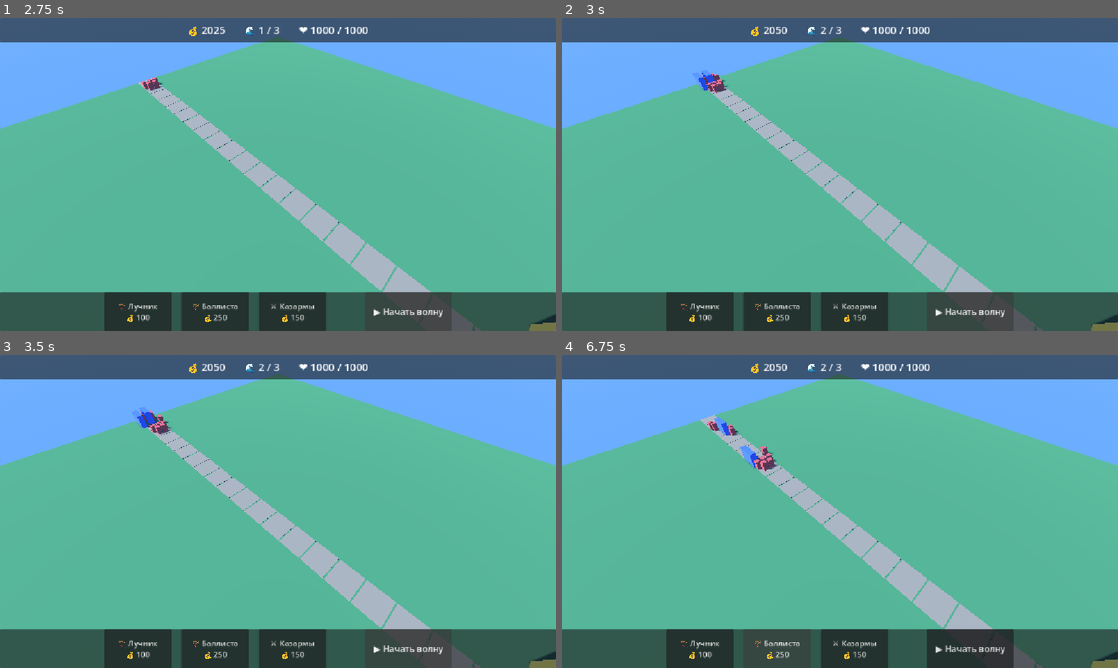
Above: before the commit, frames 1-4 (two rows, left to right).
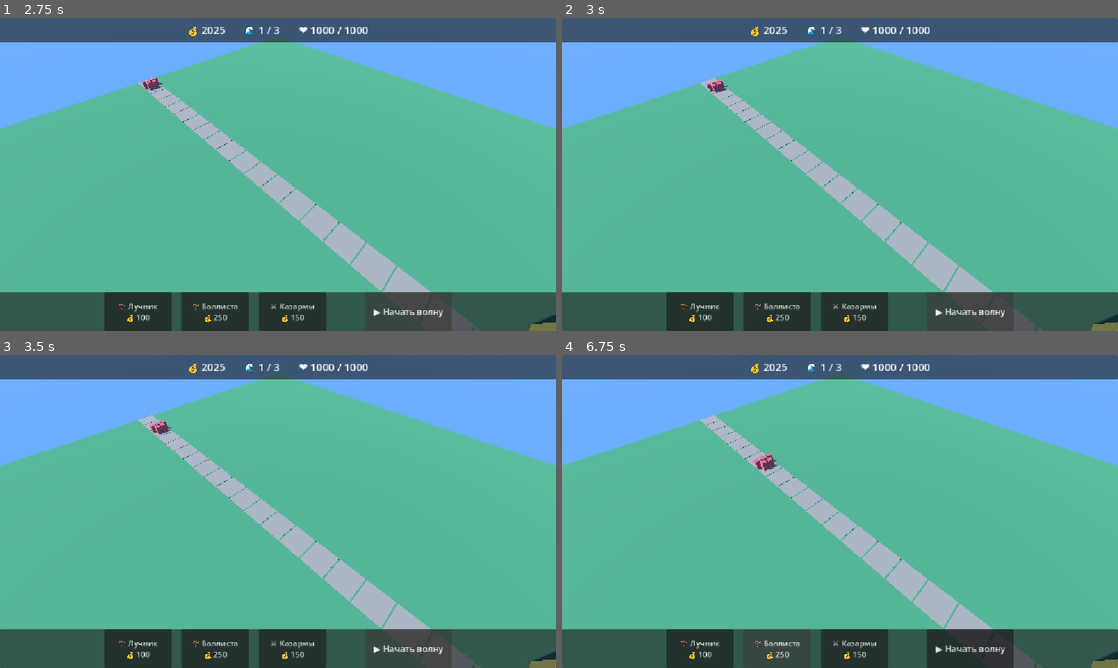
Above: after the commit, the same moments.

Repository: MAQHASKER/tower-defense
Game: Godot game, scene res://scenes/MainMenu.tscn
Same seed, same stepped clock (60 frames per second), same inputs: the game is played once before the commit and once after it.
Inputs:
- Up to frame 1 (2.75 s): click "▶ Начать игру" at 0.5 s; click "Этап 1 — Деревня" at 1.25 s; click "▶ Начать волну" at 2 s
- Up to frame 2 (3 s): click "▶ Начать волну" at 2.75 s
- Up to frame 3 (3.5 s): no input
- Up to frame 4 (6.75 s): click "🏹 Лучник 💰 100" at 3.5 s; click "🏹 Баллиста 💰 250" at 4.25 s; click "⚔️ Казармы 💰 150" at 5 s; click "🏹 Лучник 💰 100" at 5.75 s; click "🏹 Баллиста 💰 250" at 6.5 s

Frame 1 is identical in both runs. In frame 2, 0.2% of the frame differs, in the area x 24-48%, y 2-24%; in frame 3, 0.2%; in frame 4, 0.4%, in the area x 26-48%, y 2-37%.

Commit message:
Три правки: всадник, точки сбора казарм, застревание спавна
1. Всадника теперь бьют все солдаты, кто достаёт
   Правило «один враг — один солдат» больше не распространяется на врагов,
   которых нельзя заблокировать. Раньше всадника вёл один солдат и успевал
   нанести ~15 урона из 60, пока тот проезжал мимо, — убить его казармы
   не могли в принципе. Проверено: 10 солдат ведут всадника (было 1)

2. Точка сбора уникальна для каждой казармы
   Две казармы по бокам дороги находили одну и ту же ближайшую клетку пути
   и выставляли 10 солдат в одну клетку. Теперь берётся ближайшая СВОБОДНАЯ
   клетка пути. Проверено: (14,11) -> (14,12), (14,13) -> (13,12)

3. Спавн больше не стопорит врагов, плюс кулдаун на досрочный старт
   При выкликивании волн пачка появлялась ровно поверх предыдущей: коробки
   совпадали, и коллизия блокировала обе намертво. Теперь перед появлением
   пачки ждём, пока зона у начала пути освободится.
   Кнопка «Начать волну» получила кулдаун 3 с: 5 кликов подряд дают 1 волну.
   Проверено: враги продолжают идти, застревания нет

Diff:
--- a/scripts/WaveSpawner.gd
+++ b/scripts/WaveSpawner.gd
@@ -6,11 +6,16 @@
 const WAVE_INTERVAL := 15.0   # для теста 15 сек (в дизайне 30)
 const PACK_INTERVAL := 2.0    # пауза между пачками внутри волны
 const EARLY_START_BONUS := 25
+# Пауза между досрочными стартами: без неё можно выкликать все волны разом
+const EARLY_START_COOLDOWN := 3.0
+# Радиус свободной зоны у начала пути, в клетках
+const SPAWN_ZONE_CELLS := 2.0
 
 var _waves: Array = []
 var _time: float = 0.0
 var _next_wave_index: int = 0
 var _next_wave_time: float = 0.0
+var _last_early_start: float = -999.0
 
 var _total_enemies: int = 0
 var _spawned_enemies: int = 0
@@ -66,6 +71,10 @@
 		var pack_size: int = int(max(1, Enemy.get_slot_count(enemy_type)))
 		var remaining: int = int(entry.get("count", 1))
 		while remaining > 0:
+			# Ждём, пока начало пути освободится. Иначе новая пачка появится
+			# ровно поверх предыдущей, коробки совпадут, и коллизия
+			# заблокирует обе намертво — враги застрянут навсегда.
+			await _wait_for_spawn_zone()
 			var in_pack: int = int(min(pack_size, remaining))
 			# счётчик слотов с нуля — пачка ложится ровным блоком
 			_slot_counters[enemy_type] = 0
@@ -74,6 +83,22 @@
 			remaining -= in_pack
 			if remaining > 0:
 				await get_tree().create_timer(PACK_INTERVAL).timeout
+
+# Зона у начала пути должна быть свободна перед появлением пачки
+func _wait_for_spawn_zone() -> void:
+	var cells: Array[Vector2i] = get_parent().path.cells
+	if cells.is_empty():
+		return
+	var center := Constants.cell_to_world(cells[0])
+	var radius := SPAWN_ZONE_CELLS * Constants.CELL_SIZE
+	while _spawn_zone_busy(center, radius):
+		await get_tree().create_timer(0.25).timeout
+
+func _spawn_zone_busy(center: Vector3, radius: float) -> bool:
+	for enemy in get_tree().get_nodes_in_group("enemies"):
+		if is_instance_valid(enemy) and enemy.global_position.distance_to(center) < radius:
+			return true
+	return false
 
 func _spawn_enemy(enemy_type: String) -> void:
 	var enemy := Enemy.new()
@@ -101,6 +126,9 @@
 		return
 	if _next_wave_index >= _waves.size():
 		return   # все волны уже заспавнены
+	if _time - _last_early_start < EARLY_START_COOLDOWN:
+		return   # кнопку зажали — не выпускаем волны одна за другой
+	_last_early_start = _time
 	_start_wave(_next_wave_index)
 	_next_wave_index += 1
 	_next_wave_time = _time + WAVE_INTERVAL
--- a/scripts/buildings/Barracks.gd
+++ b/scripts/buildings/Barracks.gd
@@ -43,8 +43,10 @@
 func setup(barracks_cell: Vector2i, path_cells: Array[Vector2i]) -> void:
 	cell = barracks_cell
 	_path_cells = path_cells
-	rally_cell = _nearest_path_cell(barracks_cell)
 	add_to_group("barracks")
+	# Точка сбора уникальна: две казармы по бокам дороги не должны
+	# выставить всех своих солдат в одну и ту же клетку.
+	rally_cell = _nearest_free_path_cell(barracks_cell)
 
 	var balance := _load_balance()
 	if balance.has("barracks"):
@@ -86,6 +88,27 @@
 		if d < best_dist:
 			best_dist = d
 			best = c
+	return best
+
+# Ближайшая клетка пути, которую ещё не заняла другая казарма
+func _nearest_free_path_cell(from: Vector2i) -> Vector2i:
+	var taken := {}
+	for other in get_tree().get_nodes_in_group("barracks"):
+		if other == self or not (other is Barracks):
+			continue
+		taken[(other as Barracks).rally_cell] = true
+
+	var best := Vector2i(-1, -1)
+	var best_dist := INF
+	for c in _path_cells:
+		if taken.has(c):
+			continue
+		var d := Vector2(float(c.x - from.x), float(c.y - from.y)).length_squared()
+		if d < best_dist:
+			best_dist = d
+			best = c
+	if best.x < 0:
+		return _nearest_path_cell(from)
 	return best
 
 # Место солдата в клетке сбора: небольшой отряд в две шеренги
--- a/scripts/units/Soldier.gd
+++ b/scripts/units/Soldier.gd
@@ -58,7 +58,7 @@
 	if _current_target != null:
 		if not is_instance_valid(_current_target):
 			_release_target()
-		elif _current_target.claimed_by != self:
+		elif _is_claimed_by_other(_current_target):
 			# цель перехватил другой солдат
 			_release_target()
 		elif home_position.distance_to(_current_target.global_position) > detect_range * Constants.CELL_SIZE:
@@ -137,6 +137,8 @@
 
 # Один враг — один солдат. Если все враги в радиусе уже заняты, солдат
 # остаётся на точке сбора: иначе пятеро сбиваются в кучу на одном гоблине.
+# Исключение — враги, которых нельзя заблокировать (всадник): один солдат
+# его всё равно не удержит, поэтому бить его могут все, кто достаёт.
 func _find_enemy() -> Enemy:
 	var range_world := detect_range * Constants.CELL_SIZE
 	var closest: Enemy = null
@@ -145,7 +147,7 @@
 	for enemy in get_tree().get_nodes_in_group("enemies"):
 		if not is_instance_valid(enemy):
 			continue
-		if enemy.claimed_by != null and is_instance_valid(enemy.claimed_by):
+		if _is_claimed_by_other(enemy):
 			continue
 		var d := home_position.distance_to(enemy.global_position)
 		if d <= range_world and d < closest_dist:
@@ -154,10 +156,18 @@
 
 	return closest
 
+func _is_claimed_by_other(enemy: Enemy) -> bool:
+	if enemy == null or not enemy.can_be_blocked:
+		return false
+	if enemy.claimed_by == null or enemy.claimed_by == self:
+		return false
+	return is_instance_valid(enemy.claimed_by)
+
 func _set_target(enemy: Enemy) -> void:
 	_release_target()
 	_current_target = enemy
-	if enemy != null:
+	# Захват ставим только на блокируемых: незаблокированного ведут все
+	if enemy != null and enemy.can_be_blocked:
 		enemy.claimed_by = self
 
 func _release_target() -> void:
Binary file added: docs/screenshots/two-barracks-separate-rally.png
